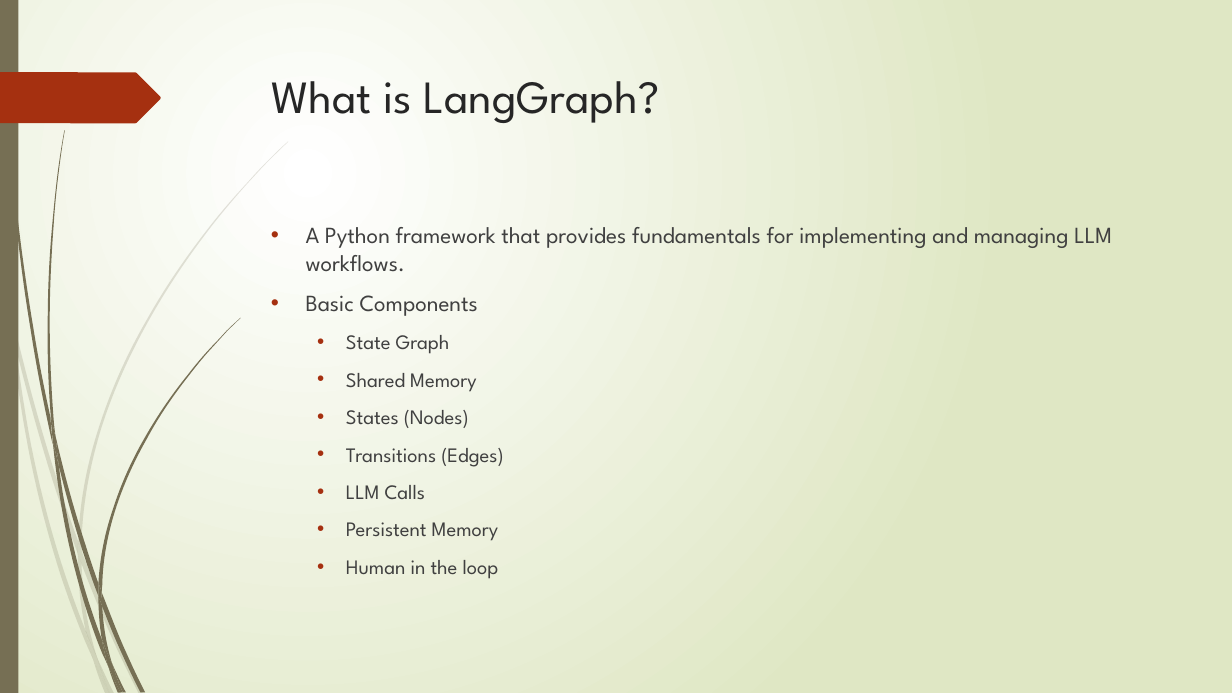
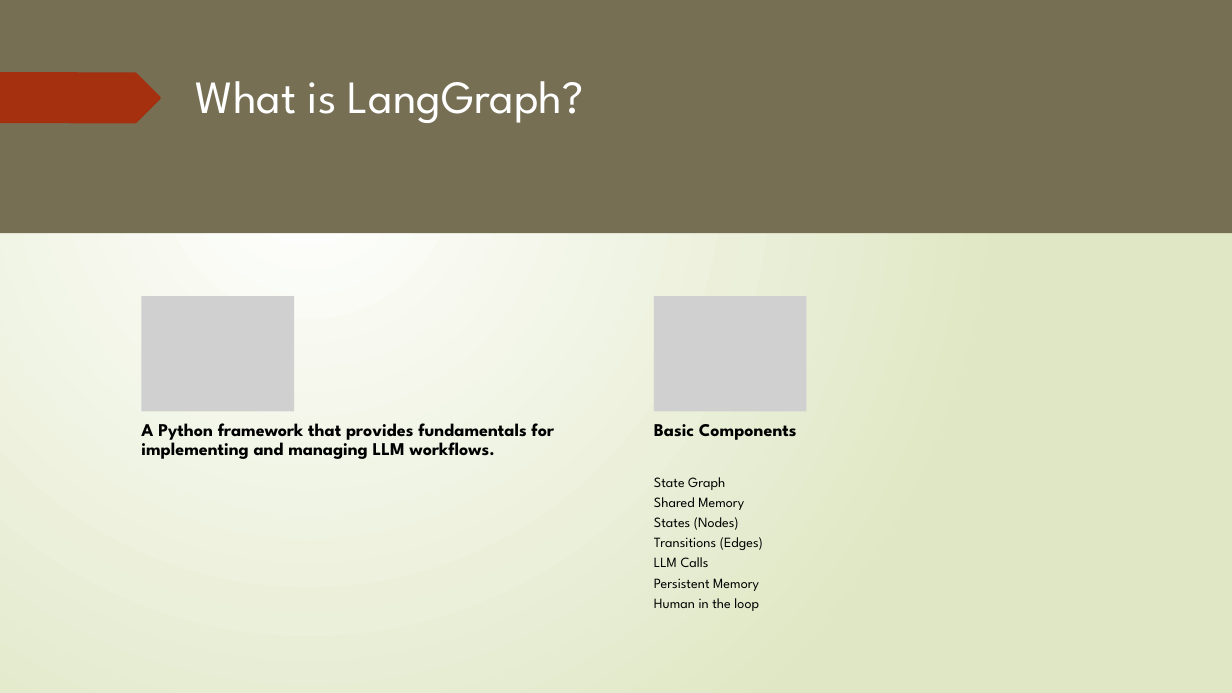
Before and after one commit to saiful1105020/stock_agent, a slide deck: slide 10 of workshop_slides.pptx. Drawn at 1232x693 pixels with LibreOffice and Linux fonts; fonts in the diff are those of the drawing; grey boxes stand for pictures. Boxes give left, top, right and bottom in pixels: in the first picture for what was removed or moved away, otherwise in the second. Text is boxed around its words. In the diff, an @@ line names an element or a change of style, - is before the commit and + after.

```diff
--- a/workshop_slides.pptx
+++ b/workshop_slides.pptx
@@ rectangle added at bbox=[0, 0, 1232, 693], fill gradient #FFFFFF to #DFE8C4 @@
@@ rectangle added at bbox=[0, 0, 1232, 233], fill #766F54 @@
@@ freeform shape removed at bbox=[0, 72, 161, 123] @@
@@ freeform shape added at bbox=[0, 72, 161, 123], fill #A53010 @@
@@ title "What is LangGraph?": place and size @@
-title "What is LangGraph?" at bbox=[271, 81, 660, 123]
+title "What is LangGraph?" at bbox=[196, 81, 584, 123]
@@ title "What is LangGraph?" at bbox=[196, 81, 584, 123]: text colour #262626 to #FFFFFF @@
@@ text removed at bbox=[306, 227, 1112, 579] @@
-• A Python framework that provides fundamentals for implementing and managing LLM workflows.
-• Basic Components
-  • State Graph
-  • Shared Memory
-  • States (Nodes)
-  • Transitions (Edges)
-  • LLM Calls
-  • Persistent Memory
-  • Human in the loop
@@ group added at bbox=[141, 297, 807, 611]: 3 texts, 2 pictures @@
+A Python framework that provides fundamentals for implementing and managing LLM workflows.
+Basic Components
+State Graph
+Shared Memory
+States (Nodes)
+Transitions (Edges)
+LLM Calls
+Persistent Memory
+Human in the loop
```
Also in this commit, not shown: 2 other slides changed, 1 slide added, 6 other files.
